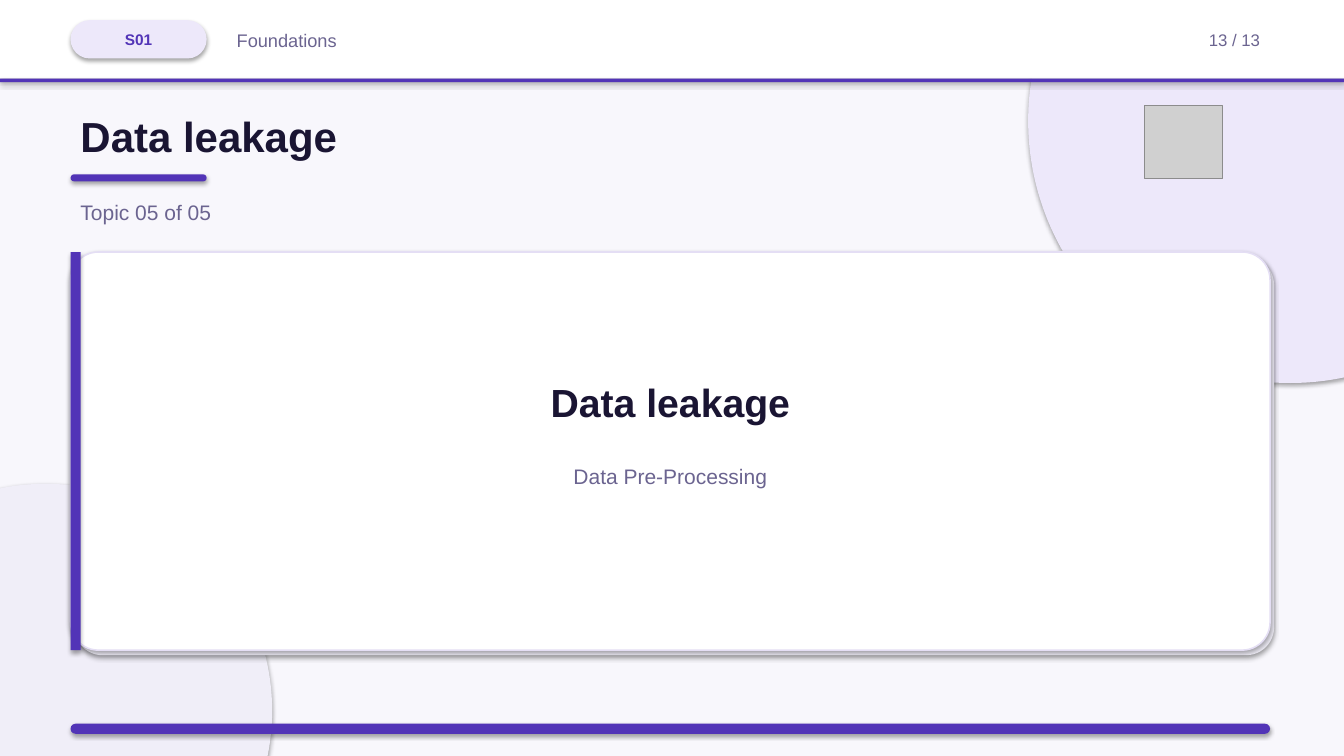
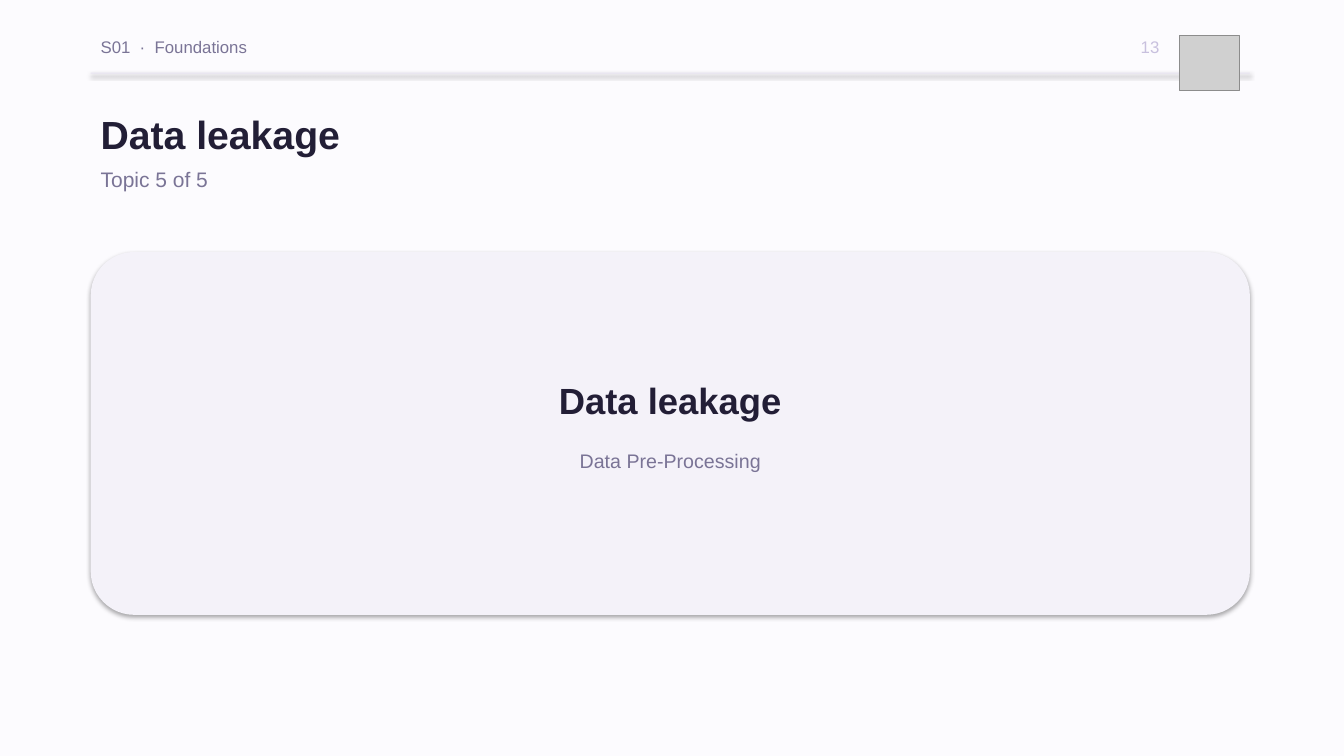
Before and after one commit to iksasa15/AI-ML, a slide deck: slide 13 of web-presentation/pdf-exports/Week1-Session1-Foundations.pptx. Drawn at 1344x756 pixels with LibreOffice and Linux fonts; fonts in the diff are those of the drawing; grey boxes stand for pictures. Boxes give left, top, right and bottom in pixels: in the first picture for what was removed or moved away, otherwise in the second. Text is boxed around its words. In the diff, an @@ line names an element or a change of style, - is before the commit and + after.

```diff
--- a/web-presentation/pdf-exports/Week1-Session1-Foundations.pptx
+++ b/web-presentation/pdf-exports/Week1-Session1-Foundations.pptx
@@ background #F8F7FC to #FCFBFE @@
@@ rounded rectangle removed at box(71, 20, 207, 58) @@
@@ ellipse removed at box(1028, 0, 1344, 383) @@
@@ text "S01 · Foundations" at box(101, 41, 247, 53): vertical alignment middle to top @@
@@ text at box(101, 41, 247, 53): text changed; size 13 to 12 pt; text colour #6B6490 to #7A7496 @@
-Foundations
+S01 · Foundations
@@ text removed at box(125, 34, 152, 45) @@
-S01
@@ text "13" at box(1141, 41, 1160, 53): vertical alignment middle to top @@
@@ text at box(1141, 41, 1160, 53): text changed; text colour #6B6490 to #C8C0DE @@
-13 / 13
+13
@@ picture: place and size @@
-picture at box(1144, 106, 1223, 178)
+picture at box(1180, 35, 1240, 91)
@@ rectangle removed at box(0, 79, 1344, 83) @@
@@ rectangle: place and size @@
-rectangle at box(0, 0, 1344, 79)
+rectangle at box(91, 73, 1250, 74)
@@ rectangle at box(91, 73, 1250, 74): fill #FFFFFF to #E8E4F2 @@
@@ text "Data leakage": place and size @@
-text "Data leakage" at box(80, 121, 337, 161)
+text "Data leakage" at box(101, 120, 340, 157)
@@ text "Data leakage" at box(101, 120, 340, 157): size 30 to 28 pt, text colour #1A1533 to #221E36 @@
@@ rounded rectangle removed at box(71, 174, 207, 181) @@
@@ text at box(101, 172, 208, 191): text changed; text colour #6B6490 to #7A7496 @@
-Topic 05 of 05
+Topic 5 of 5
@@ rectangle removed at box(71, 252, 81, 650) @@
@@ rounded rectangle removed at box(75, 257, 1274, 655) @@
@@ rounded rectangle: place and size @@
-rounded rectangle at box(71, 252, 1270, 650)
+rounded rectangle at box(91, 252, 1250, 615)
@@ rounded rectangle at box(91, 252, 1250, 615): fill #FFFFFF to #F4F2F9; outline #E4DEF4 1.1 pt to none; proportions changed @@
@@ text "Data leakage": place and size @@
-text "Data leakage" at box(551, 388, 790, 425)
+text "Data leakage" at box(559, 387, 781, 421)
@@ text "Data leakage" at box(559, 387, 781, 421): size 28 to 26 pt, text colour #1A1533 to #221E36 @@
@@ text "Data Pre-Processing": place and size @@
-text "Data Pre-Processing" at box(573, 469, 767, 489)
+text "Data Pre-Processing" at box(580, 454, 761, 472)
@@ text "Data Pre-Processing" at box(580, 454, 761, 472): size 15 to 14 pt, text colour #6B6490 to #7A7496 @@
@@ ellipse removed at box(0, 484, 272, 756) @@
@@ rounded rectangle removed at box(71, 724, 1270, 734) @@
```
Also in this commit, not shown: 12 other slides changed, 3 other files.
